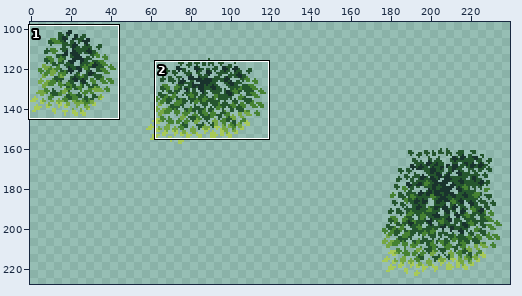
Pixel-art file, stored at Textures/Environment/TreeLeaves.aseprite. The picture above shows the old version from afar; the outline marks the close-up.
Close-up. Before the commit:
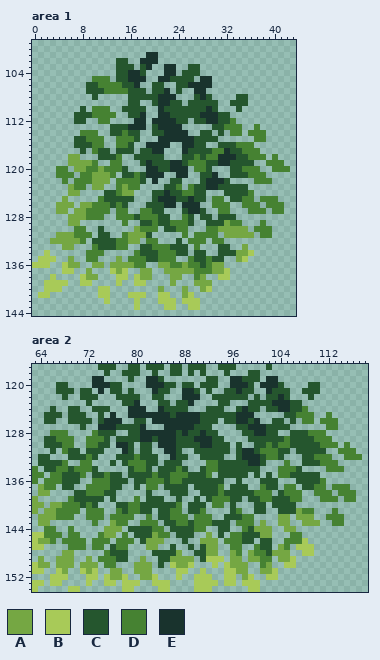
256x256 pixels, 1 frame. Shown: area 1: x 0..43, y 99..144; area 2: x 63..118, y 117..154. The wide view leaves out empty margins. The commit also changed other parts of the picture, which this record leaves out.
Palette (. is transparent): A #75a743  B #a8ca58  C #25562e  D #468232  E #19332d
Pixels before, area 1, first column x 0:
101 ...................EE......................
102 ..............CC..EEE......................
103 ..............CCC.CE..EE..CC...............
104 ..............CCEEC...EE.CCC...............
105 ..........DDD.CCEEE..EECCCC.EE.............
106 .........CCDDDDCCE..CC..CCEEEE.............
107 .........CCCDDDDCCC.CCE.C..EE..............
108 ..........C.....CCCCCEEE...CEC....CC.......
109 ................CC..CEECC.CCCCC..CCC.......
110 ........C.DDD..CCCC..ECCCCCCCEC...C........
111 .......CCCDDDD..CCE..EECCCCCEEECC..........
112 .......CC..DD....EE.EEEECC.CCEECCD.........
113 .............CCCEEE.CEEEE.....CCDDD..D.....
114 ........DDD..CCDCC..CCEEEE..CC.C.DD.DDD....
115 .......CCDDD..DDDC...EEEEEECCCC......DD....
116 .......CCCDD..DDC..EEEE..EECC..CCCDDD......
117 ........C.DCC.CCC.CCEE...ECCCCDDECCDDD.....
118 ......AA...CCCD..CCCCC...CCDCDDEEECCDDD.D..
119 ......AAAAD..DD...CECCCEECDDDCCEECCCC..DDD.
120 ....DD.AADDADDDC...EECCEEE.DDC...CCDDD..DDD
121 ....DDD.DDAAAD.CCDCEEE..EE..CCE..CCCDDD....
122 .....D.DDDAAA.DDDDC.E..CC...CEEEC....DDD...
123 ......ADD.AA..DADD....CCD.DCCEECCCCC.......
124 ......AA....CCDAA...CCECCDDCC...CCCCD......
125 .....A.....DCCCCC...CEEECCECC.DD.CCDD.DDD..
126 ....AAA.AADDDCDC...CCCEE.EEE..DDD..DDD.DDD.
127 ....AA.AADDDD.DD..DDCC...CEEC..DD...DDD.DD.
128 ......AAADDD..DDDCDDDCC..DC.CC.CCC.........
129 ......AA.......D..CCDCCDDDC..CCCADD...D....
130 .......DD..C.....ADDD.CCDD...DDAAAAA.DDD...
131 ....AAADDD.CC..DAAAC.....D.DDDD.AAAAA.DD...
132 ...AAAAAD.CCCCDDAA.DD...C.DDD.DD...........
133 .....AA...DCCCDD..CCDDDCCC.D...CC..A.......
134 ..B......DDD.....DCCCDDDCC.CC..CCCAAB......
135 .BBB..A..DD...A.DDDCCDDD..DCCDCC..AB.......
136 BBB..BAA..AA.AAAADD..AADDADDCDAA...........
137 .....BB..A...BAB..AA..AAAAADDDAAB..........
138 ...B....BAA...BB.BAA...AA..DA..BB..........
139 ..BBBB..BB....B..BB....A...AAA.............
140 ..BBB......BB........A...A..AB.............
141 .BB........BB...BBB..BB..AB................
142 ............B....B...BBB.BBB...............
143 .................B....BB..BB...............
Pixels before, area 2, first column x 63:
117 ...........CCC..CC.CCC.CC.CCC..CCC.....C...............
118 ............C..CCC..C..CC.C.C...C...CC.................
119 ..........EE....C..EEC.......CC..EECCC.EE..............
120 ....CC....EEECC....EEECC.CC.CCC..EEEC.EEEC....CC.......
121 ....CCC.CC.E.CC.C...ECC..EEC.C..CCECC..ECCC..CCC.......
122 .....C..CCC...CCCC..CC...EEE..CCCCCC.C.CCEC...C........
123 .........C.....CCE...CC.CCE....CC...CCCCEEECC..........
124 ...C..CC..CCC...EEE..ECCCC...CCC..CECC.CCEECCD.........
125 ..CCC.CCC..C.E..EEEEEEECEEEECCCCCCEEE.....CCDDD..D.....
126 ..CC..CCCC.CEEE..CC.EEEEEEEECCC.CCEECE..CC.C.DD.DDD....
127 ........C..EEECCCCE...EEEEECCC....CCEEECCCC......DD....
128 ...DDD....DCCC..CCEEEEEECECCECC....CCEECC..CCCDDD......
129 ..CCDDD..DDDC.CCCCEECEEECCCEEECC....CCCCCCDCCCCDDD.....
130 ..CCCDD..DDCC.EEC.CC.EEECCCCEECCC.C..CCDCDDCCCCCDDD.D..
131 ...C.DCC.CCC...EC.CC..EEC..CCCCCC.CEECDDDCC.CCCCC..DDD.
132 .CC...CCCDC...CCCDCCC..ECC..CCCC..CEEECDDC...CCDDD..DDD
133 .CCCCD..DD...C.CDDDCC.CCC....DDCCCCCEEC...D..CCCDDD....
134 D.CCDDCDDDC.....CDDC.CCCDC..CDDCCCCCCC...DDDC....DDD...
135 DD.DDCCCD.CCDCC.CCCCDCCDDDCCCD.CCCCC.C.C.DDCCCCC.......
136 D.DDDCCC..DDDCCC.CCDDDCDDCCCCCCC..C...CCC...CCCCD......
137 .ADD.CC..DDDDCC..C.DD.CCCC.CCCCD.CCC..DCC.DD.CCDD.DDD..
138 .AA....CCDDDCC.....C...CCC..CCCDCCCCCDDD.CDDD..DDD.DDD.
139 A.....DCCCCC.C...D.CCC..C..C.CDDDCC.CCDDCCCDD...DDD.DD.
140 AA.AADDDCDC...CCDDCCCCCCD.CCC.DD.C...CC.CCCC...........
141 A.AADDDD.DDD..DCDDCC.CCDD.CCD....CD..CC..CCCADD...D....
142 .AAADDD..DDD.DDDD..D.CCDDD.DDD..CCCDD....AA.AAA..DDD...
143 .AA.......D..ADD..DDD.CCDDCDDDCCC.DDD.A..AA..AAA..DD...
144 ..DD..D.....AAA.CCCCDD.CCCCDD..CC..DCAAA..AA...........
145 BBDDD.DD...DAA.D.CCCADD.CCC..A.C.DDCCCAA...DD..........
146 BAAD.DDDD.DDD.DDD.CAAA...C..AAA.DDDCC.CC..DDDB.........
147 BB....DDD.DD.CDD...AA..C..C.CAA..DD..DCC.AD.BBB........
148 .....AA.....DCCC....CCCCA..CCAA..AD.ADDCAAA..BB........
149 .A..AAA..A.DDDCC..A..CCAAAA.CBBB.AA.AADD.AAB...........
150 BAA.AAA.AAA.DD...AAA.C.BAAB...B.BAAA..DA..BB...........
151 BB..BA..BAB..AA..AAA....BB..B...BBAA..AAB..............
152 ...BBB...BB.BAAB..AAB...B..BBB..BB.AB..BB..............
153 BB.BB....B..BB.BBB..BBB....BBBB.BB.BBB.................
154 B.....BB.......BB....BB....BBB......BB.................
After the commit:
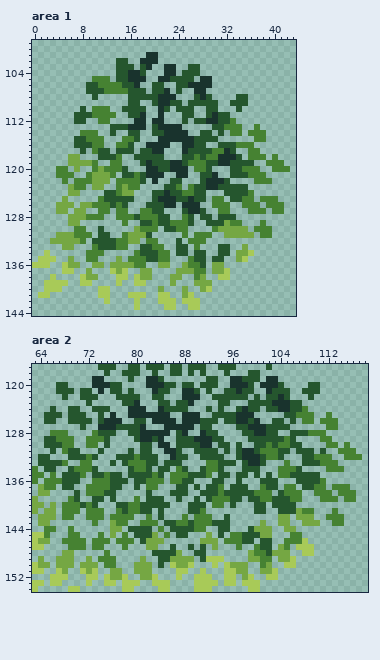
What changed:
Area 1:
Colour E gives way to colour C in rows 110 to 111 at x 29.
Colour A is removed in row 120 at x 8; in row 137 at x 22 to 23.
Colour C is removed in row 110 at x 23 and 27 to 28; in row 111 at x 23 to 24 and 27; in row 112 at x 24; in row 114 at x 14; in row 117 at x 34; in row 118 at x 35.
Colour C is removed in row 133 at x 23; in row 134 at x 33.
Colour D is removed in row 114 at x 15; in row 115 at x 14; in row 117 at x 35; in row 120 at x 9; in row 121 at x 8; in row 127 at x 9 to 10.
Colour D is removed in row 130 at x 29; in row 131 at x 30; in row 132 at x 30 to 31; in row 133 at x 22; in row 134 at x 23; in row 135 at x 23 and 29.
Colour D is removed in row 136 at x 23 to 24 and 29; in row 137 at x 29.
Colour E is removed in row 111 at x 22 and 28; in row 112 at x 22 to 23.
Area 2:
Colour A is removed in row 140 at x 67; in rows 144 to 145 at x 75; in row 147 at x 92; in row 148 at x 92 to 93 and 96; in row 149 at x 96 to 97.
Colour C is removed in row 124 at x 93; in row 125 at x 86 and 91 to 92; in row 127 at x 90; in row 128 at x 89 to 90; in row 129 at x 77 to 79 and 107 to 109; in row 130 at x 74, 79, 93 and 108 to 110.
Colour C is removed in row 131 at x 72 to 73, 94 and 110; in row 133 at x 97; in row 134 at x 86 and 95 to 97; in row 135 at x 85 and 96; in row 136 at x 85 and 90 to 92; in row 137 at x 85 to 86 and 91.
Colour C is removed in row 138 at x 71; in row 139 at x 71 to 72; in row 140 at x 86; in row 141 at x 85 and 96; in row 142 at x 85 and 96 to 97; in row 145 at x 89.
Colour C is removed in row 146 at x 88; in row 147 at x 76; in row 148 at x 76 to 78; in row 149 at x 77 to 78.
Colour D is removed in row 129 at x 110; in row 130 at x 111; in row 134 at x 67 to 68; in row 135 at x 67; in row 140 at x 87; in row 141 at x 67, 86 to 87 and 97.
Colour D is removed in row 142 at x 67, 86 to 87 and 98 to 99; in row 143 at x 97 to 99; in row 144 at x 83 and 98; in row 145 at x 66 to 67 and 84; in row 146 at x 66; in row 147 at x 77 and 96.
Colour D is removed in row 148 at x 97.
Colour E is removed in rows 125 to 126 at x 87; in row 128 at x 86; in row 129 at x 85 to 86; in row 130 at x 77 to 78 and 86; in row 131 at x 78.
Pixel boxes of the changes (left, top, right, bottom) in both close-ups:
changed: (164, 106, 212, 124)
erased: (116, 130, 128, 142)
erased: (236, 148, 248, 160)
erased: (80, 166, 92, 178)
erased: (86, 208, 98, 214)
erased: (164, 226, 236, 274)
erased: (50, 406, 254, 562)
erased: (296, 436, 326, 454)
